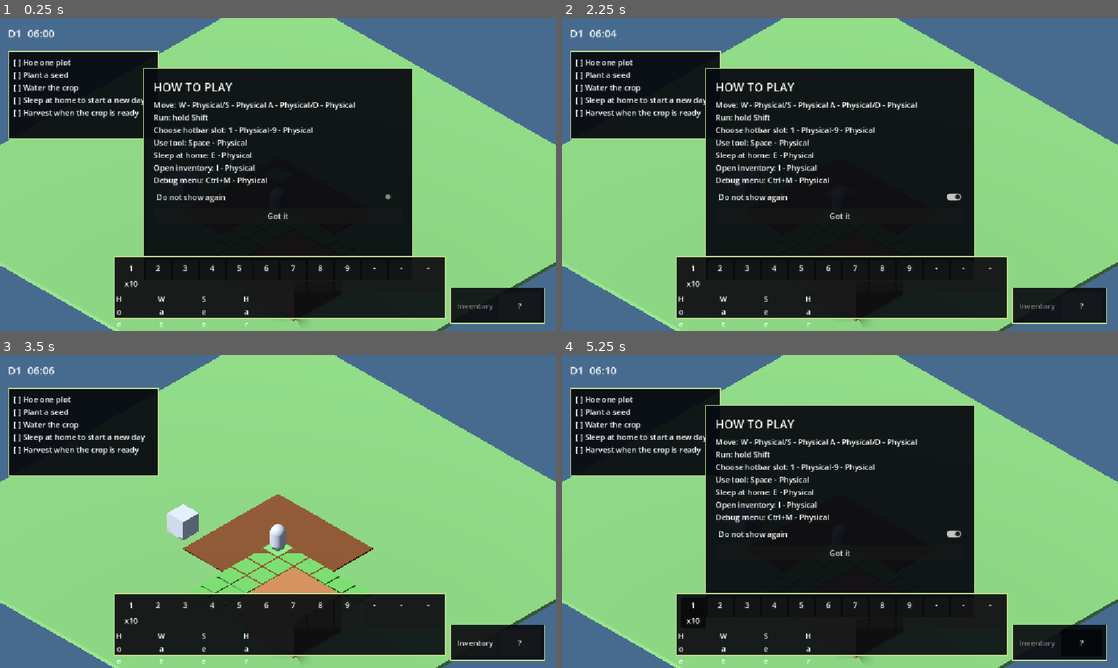
Above: before the commit, frames 1-4 (two rows, left to right).
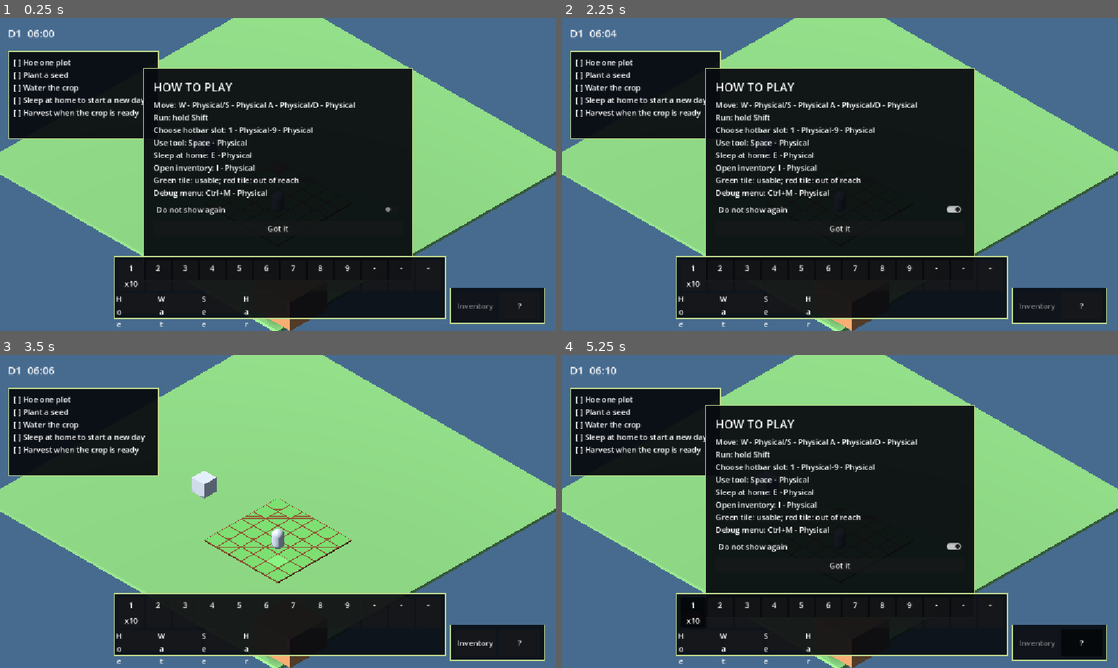
Above: after the commit, the same moments.

Repository: hoangarts1/nongtrai
Game: Godot game, scene res://scenes/main/main.tscn
The game is run twice, just before and just after one commit, with the same random seed, the same clock (stepped at 60 frames per second) and the same inputs.
Inputs (mouse positions are in pixels of both pictures, inside the frame that each line leads up to):
- Up to frame 1 (0.25 s): no input
- Up to frame 2 (2.25 s): click "Do not show again" at 0.5 s; click "Do not show again" at 1.25 s; click "Do not show again" at 2 s
- Up to frame 3 (3.5 s): click "Got it" at 2.75 s
- Up to frame 4 (5.25 s): click "Inventory" at 3.5 s; click "?" at 4.25 s; click (695, 611) at 5 s

The runs differ from the first frame. In frame 1, 16% of the frame differs, in the area x 0-100%, y 0-100%; in frame 2, 16%; in frame 3, 20%; in frame 4, 16%.

Commit message:
fix: align farm grid with plot
Co-authored-by: Copilot <223556219+Copilot@users.noreply.github.com>

Diff:
--- a/localization/strings_en.csv
+++ b/localization/strings_en.csv
@@ -9,6 +9,7 @@
 UI_HELP_TOOL,Use tool: %s
 UI_HELP_SLEEP,Sleep at home: %s
 UI_HELP_INVENTORY,Open inventory: %s
+UI_HELP_TARGET_COLORS,Green tile: usable; red tile: out of reach
 UI_HELP_DEBUG,Debug menu: %s
 UI_HELP_DONT_SHOW,Do not show again
 UI_HELP_UNDERSTOOD,Got it
--- a/localization/strings_vi.csv
+++ b/localization/strings_vi.csv
@@ -9,6 +9,7 @@
 UI_HELP_TOOL,Dùng công cụ: %s
 UI_HELP_SLEEP,Ngủ ở nhà: %s
 UI_HELP_INVENTORY,Mở kho đồ: %s
+UI_HELP_TARGET_COLORS,Ô xanh: dùng được; ô đỏ: ngoài tầm với
 UI_HELP_DEBUG,Debug menu: %s
 UI_HELP_DONT_SHOW,Không hiện lại
 UI_HELP_UNDERSTOOD,Đã hiểu
--- a/scenes/world/gray_box_world.tscn
+++ b/scenes/world/gray_box_world.tscn
@@ -80,18 +80,18 @@
 
 [node name="FarmPlot" type="MeshInstance3D" parent="."]
 mesh = SubResource("Mesh_soil")
-position = Vector3(0.5, 0.04, 0.5)
+position = Vector3(3.0, 0.04, 3.0)
 
 [node name="FarmView" type="Node3D" parent="."]
 script = ExtResource("5_farm")
 
 [node name="House" type="MeshInstance3D" parent="."]
 mesh = SubResource("Mesh_house")
-position = Vector3(5.5, 1, 4.5)
+position = Vector3(11.0, 1, 10.0)
 
 [node name="BedMarker" type="Marker3D" parent="."]
 unique_name_in_owner = true
-position = Vector3(5.5, 0, 4.5)
+position = Vector3(11.0, 0, 10.0)
 
 [node name="Obstacle" type="MeshInstance3D" parent="."]
 mesh = SubResource("Mesh_obstacle")
@@ -106,14 +106,14 @@
 position = Vector3(8, 10, 8)
 rotation_degrees = Vector3(-35, 45, 0)
 projection = 1
-size = 14.0
+size = 18.0
 current = true
 
 [node name="PlayerSpawn" type="Marker3D" parent="."]
-position = Vector3(0.5, 0, 0.5)
+position = Vector3(3.5, 0, 3.5)
 
 [node name="Player" parent="." instance=ExtResource("2_player")]
-position = Vector3(0.5, 0, 0.5)
+position = Vector3(3.5, 0, 3.5)
 
 [node name="InteractionLayer" type="CanvasLayer" parent="."]
 
--- a/scripts/view/debug_menu.gd
+++ b/scripts/view/debug_menu.gd
@@ -128,7 +128,7 @@
 
 func _move_near_house() -> void:
 	if _player != null:
-		_player.global_position = Vector3(5.5, 0.0, 2.5)
+		_player.global_position = Vector3(11.0, 0.0, 8.0)
 
 func _hoe_all() -> void:
 	if _farm_state == null:
--- a/scripts/view/tutorial_panel.gd
+++ b/scripts/view/tutorial_panel.gd
@@ -84,7 +84,8 @@
 		tr("UI_HELP_HOTBAR") % _keys_for_hotbar(),
 		tr("UI_HELP_TOOL") % _key_for_action(&"use_tool"),
 		tr("UI_HELP_SLEEP") % _key_for_action(&"interact"),
-		tr("UI_HELP_INVENTORY") % _key_for_action(&"open_inventory")
+		tr("UI_HELP_INVENTORY") % _key_for_action(&"open_inventory"),
+		tr("UI_HELP_TARGET_COLORS")
 	]
 	if OS.is_debug_build():
 		lines.append(tr("UI_HELP_DEBUG") % _key_for_action(&"toggle_debug_menu"))
--- /dev/null
+++ b/tests/unit/test_farm_layout.gd
@@ -0,0 +1,56 @@
+extends GutTest
+
+const VIEWPORT_SIZES: Array[Vector2i] = [
+	Vector2i(1152, 648),
+	Vector2i(1280, 720),
+	Vector2i(1920, 1080)
+]
+
+func test_grid_cells_fit_farm_plot_and_project_clear_of_ui_and_house() -> void:
+	var scene: Node = preload("res://scenes/world/gray_box_world.tscn").instantiate()
+	get_tree().root.add_child(scene)
+	await get_tree().process_frame
+	var farm_view: FarmView = scene.get_node("FarmView")
+	var farm_plot: MeshInstance3D = scene.get_node("FarmPlot")
+	var farm_bounds: AABB = farm_plot.get_aabb()
+	for cell: Vector2i in _all_cells(farm_view.grid_size):
+		var center: Vector3 = farm_view.get_cell_view(cell).global_position
+		assert_true(farm_bounds.has_point(farm_plot.to_local(center)), "Cell outside FarmPlot: %s" % cell)
+	var house: MeshInstance3D = scene.get_node("House")
+	for viewport_size: Vector2i in VIEWPORT_SIZES:
+		get_tree().root.size = viewport_size
+		get_viewport().size = viewport_size
+		await get_tree().process_frame
+		var camera: Camera3D = scene.get_node("CameraRig/Camera")
+		var ui_rects: Array[Rect2] = [
+			Rect2(Vector2(0, 0), Vector2(viewport_size.x, 52)),
+			Rect2(Vector2(0, viewport_size.y - 156), Vector2(viewport_size.x, 156)),
+			Rect2(Vector2(viewport_size.x - 220, viewport_size.y - 100), Vector2(220, 100))
+		]
+		var house_screen_rect: Rect2 = _project_aabb(camera, house)
+		for cell: Vector2i in _all_cells(farm_view.grid_size):
+			var screen: Vector2 = camera.unproject_position(farm_view.get_cell_view(cell).global_position)
+			assert_true(Rect2(Vector2.ZERO, Vector2(viewport_size)).has_point(screen), "Cell off-screen: %s at %s" % [cell, viewport_size])
+			for ui_rect: Rect2 in ui_rects:
+				assert_false(ui_rect.has_point(screen), "Cell under UI: %s at %s" % [cell, viewport_size])
+			assert_false(house_screen_rect.has_point(screen), "Cell under House: %s at %s" % [cell, viewport_size])
+	scene.queue_free()
+
+func _all_cells(size: Vector2i) -> Array[Vector2i]:
+	var cells: Array[Vector2i] = []
+	for z: int in range(size.y):
+		for x: int in range(size.x):
+			cells.append(Vector2i(x, z))
+	return cells
+
+func _project_aabb(camera: Camera3D, mesh: MeshInstance3D) -> Rect2:
+	var local_aabb: AABB = mesh.get_aabb()
+	var points: Array[Vector2] = []
+	for x: float in [local_aabb.position.x, local_aabb.end.x]:
+		for y: float in [local_aabb.position.y, local_aabb.end.y]:
+			for z: float in [local_aabb.position.z, local_aabb.end.z]:
+				points.append(camera.unproject_position(mesh.to_global(Vector3(x, y, z))))
+	var rect: Rect2 = Rect2(points[0], Vector2.ZERO)
+	for point: Vector2 in points:
+		rect = rect.expand(point)
+	return rect
--- a/tests/unit/test_interaction_range.gd
+++ b/tests/unit/test_interaction_range.gd
@@ -1,22 +1,23 @@
 extends GutTest
 
 func test_player_position_near_house_can_interact() -> void:
-	var player_position: Vector3 = Vector3(5.5, 0.0, 2.5)
-	var house_position: Vector3 = Vector3(5.5, 0.0, 4.5)
+	var player_position: Vector3 = Vector3(11.0, 0.0, 8.0)
+	var house_position: Vector3 = Vector3(11.0, 0.0, 10.0)
 	assert_true(GrayBoxWorld.is_player_near_interactable(player_position, house_position, 2.5))
 
 func test_player_position_far_from_house_cannot_interact() -> void:
 	var player_position: Vector3 = Vector3(0.5, 0.0, 0.5)
-	var house_position: Vector3 = Vector3(5.5, 0.0, 4.5)
+	var house_position: Vector3 = Vector3(11.0, 0.0, 10.0)
 	assert_false(GrayBoxWorld.is_player_near_interactable(player_position, house_position, 2.5))
 
 func test_prompt_is_visible_with_text_near_house_and_hidden_when_far() -> void:
 	GameClock.set_time(20, 0)
+	TranslationServer.set_locale("vi")
 	var world: GrayBoxWorld = preload("res://scenes/world/gray_box_world.tscn").instantiate()
 	get_tree().root.add_child(world)
 	await get_tree().process_frame
 	var prompt: InteractionPrompt = world.get_node("InteractionLayer/InteractionPrompt")
-	world.player.global_position = Vector3(5.5, 0.0, 2.5)
+	world.player.global_position = Vector3(11.0, 0.0, 8.0)
 	await get_tree().process_frame
 	assert_true(prompt.visible)
 	assert_eq(prompt.message_label.text, "[E] Ngủ")
@@ -30,7 +31,7 @@
 	var world: GrayBoxWorld = preload("res://scenes/world/gray_box_world.tscn").instantiate()
 	get_tree().root.add_child(world)
 	await get_tree().process_frame
-	world.player.global_position = Vector3(5.5, 0.0, 2.5)
+	world.player.global_position = Vector3(11.0, 0.0, 8.0)
 	await get_tree().process_frame
 	var prompt: InteractionPrompt = world.get_node("InteractionLayer/InteractionPrompt")
 	assert_false(prompt.visible)
@@ -42,7 +43,7 @@
 	var world: GrayBoxWorld = preload("res://scenes/world/gray_box_world.tscn").instantiate()
 	get_tree().root.add_child(world)
 	await get_tree().process_frame
-	world.player.global_position = Vector3(5.5, 0.0, 2.5)
+	world.player.global_position = Vector3(11.0, 0.0, 8.0)
 	assert_true(GameClock.try_sleep())
 	await get_tree().process_frame
 	assert_false(world.player.movement_enabled)
Not shown, changed: docs/API_INDEX.md
Not shown, changed: docs/PROGRESS.md
Not shown, changed: docs/SCENE_CONTRACTS/gray_box_world.md
